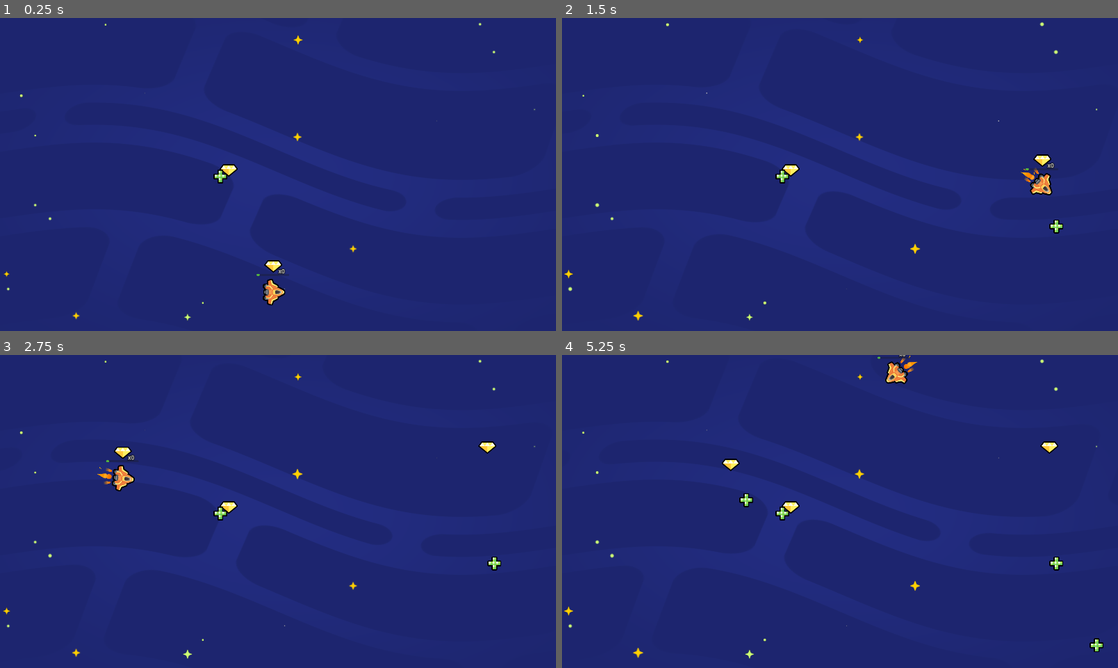
Above: before the commit, frames 1-4 (two rows, left to right).
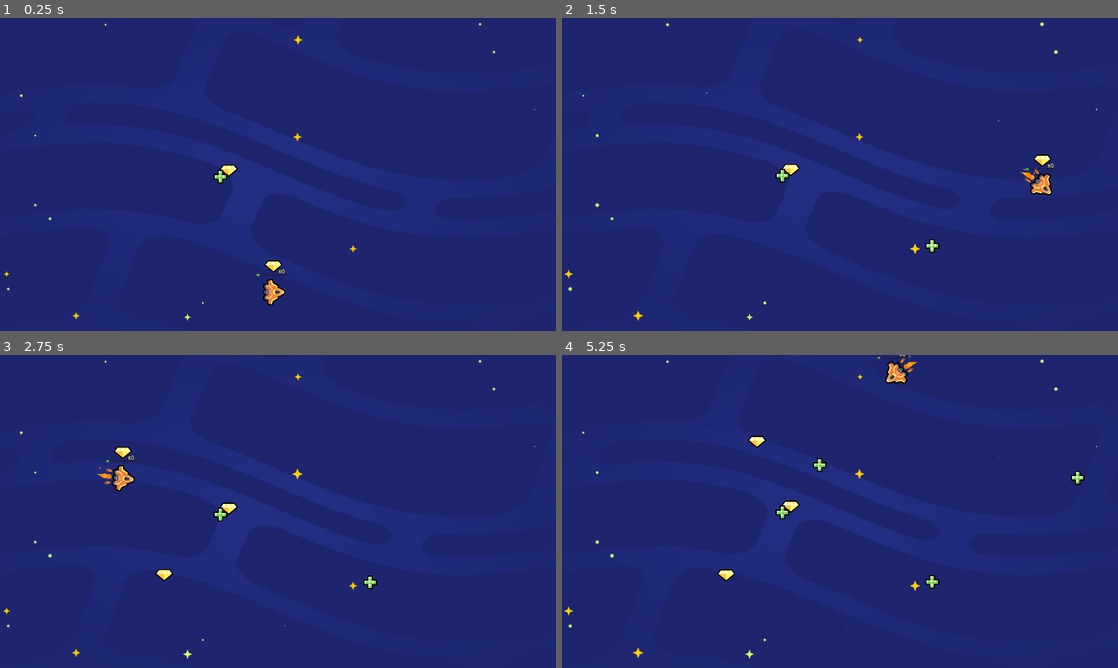
Above: after the commit, the same moments.

Repository: paninikeiko/2d-GameDev-Course
Game: Godot game, scene res://lessons/space_level.tscn
The game is run twice, just before and just after one commit, with the same random seed, the same clock (stepped at 60 frames per second) and the same inputs.
Inputs:
- Up to frame 1 (0.25 s): no input
- Up to frame 2 (1.5 s): hold D (move_right) 0.53-1.28 s; hold S (move_down) from 1.28 s (still down)
- Up to frame 3 (2.75 s): release S (move_down) at 2.03 s; hold D (move_right) from 2.03 s (still down)
- Up to frame 4 (5.25 s): release D (move_right) at 2.78 s; hold W (move_up) 2.78-3.53 s; hold A (move_left) 3.53-5.03 s; hold S (move_down) from 5.03 s (still down)

The runs differ from the first frame. In frame 1, less than 0.1% of the frame differs, in the area x 38-43%, y 46-53%; in frame 2, 0.2%; in frame 3, 0.4%; in frame 4, 0.9%, in the area x 27-98%, y 25-95%.

Commit message:
M5 L10 Completed

Diff:
--- a/05.loot_it_all_workbook/lessons/item.gd
+++ b/05.loot_it_all_workbook/lessons/item.gd
@@ -4,11 +4,18 @@
 # Called when the node enters the scene tree for the first time.
 func _ready() -> void:
 	area_entered.connect(_on_area_entered)
+	play_floating_animation()
 
+func play_floating_animation() -> void:
+	var tween := create_tween()
+	tween.set_trans(Tween.TRANS_SINE)
 
-# Called every frame. 'delta' is the elapsed time since the previous frame.
-func _process(delta: float) -> void:
-	pass
+	var sprite_2d := get_node("Sprite2D")
+	var position_offset := Vector2(0.0, 4.0)
+	var duration = randf_range(0.8, 1.2)
+	tween.tween_property(sprite_2d, "position", position_offset, duration)
+	tween.tween_property(sprite_2d, "position", -1.0 * position_offset, duration)
+	tween.set_loops()
 
 func _on_area_entered(area_that_entered: Area2D) -> void:
 	queue_free()
